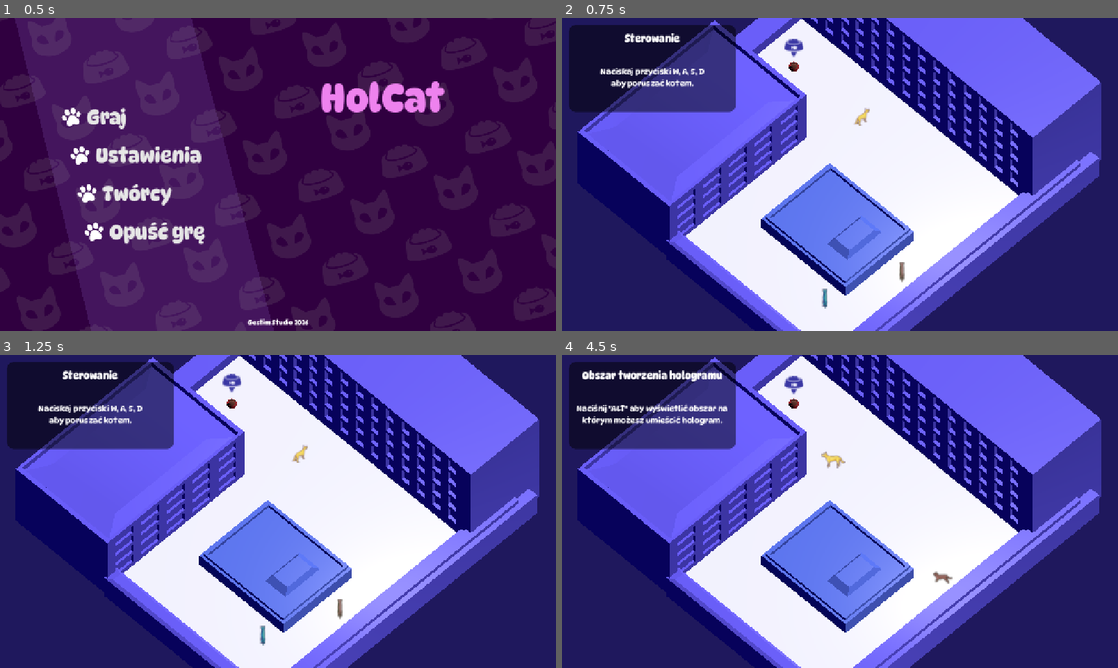
Above: before the commit, frames 1-4 (two rows, left to right).
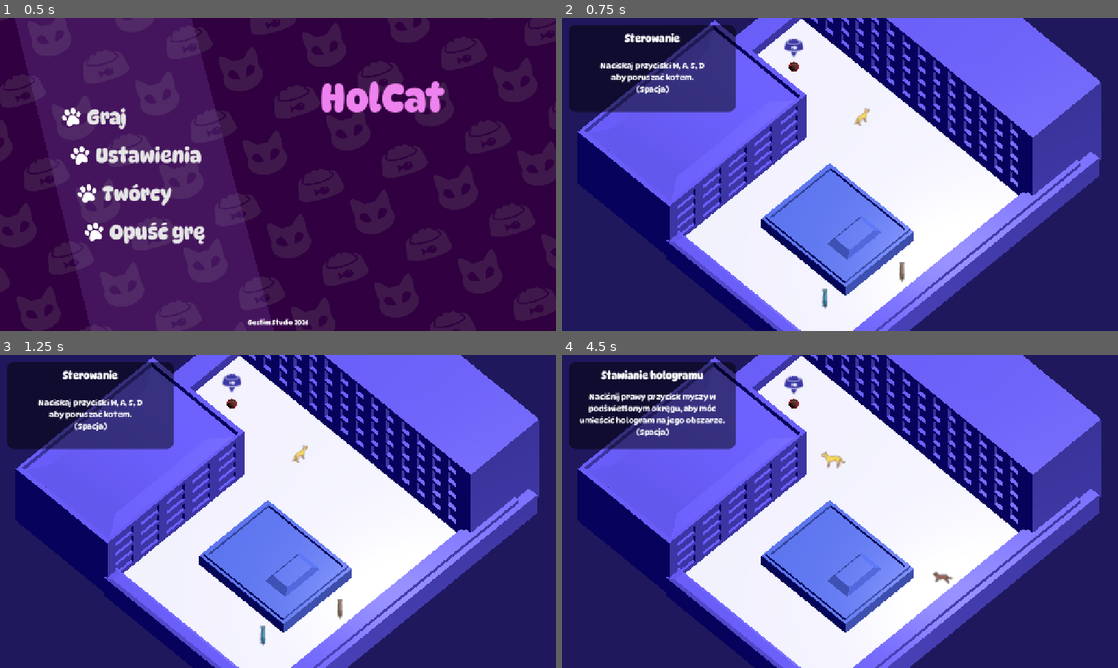
Above: after the commit, the same moments.

Repository: WeronikaKowalkowska/dnsgamejam
Game: Godot game, scene res://scenes/menu.tscn
Two runs of this game, one before a commit and one after it. Both use one fixed random seed, a clock stepped at 60 frames per second and the inputs below.
Inputs (mouse positions are in pixels of both pictures, inside the frame that each line leads up to):
- Up to frame 1 (0.5 s): no input
- Up to frame 2 (0.75 s): click "Graj" at 0.5 s
- Up to frame 3 (1.25 s): no input
- Up to frame 4 (4.5 s): tap Enter (ui_accept) at 1.25, 1.52 s; move the mouse to (962, 495) at 1.27 s; hold D (move_right) 1.28-2 s; tap Space at 1.35 s; click (962, 495) at 1.42 s; drag from (728, 527) to (812, 574) at 2.02 s; move the mouse to (895, 442) at 2.77 s; hold D (move_right) 2.78-3.5 s; tap Alt at 2.85 s; drag from (812, 574) to (673, 464) at 3.52 s; move the mouse to (1006, 558) at 4.27 s; hold A (move_left) from 4.28 s (still down); tap E at 4.35 s

Frame 1 is identical in both runs. In frame 2, 1.1% of the frame differs, in the area x 6-26%, y 14-25%; in frame 3, 1.1%; in frame 4, 1.8%, in the area x 2-30%, y 4-27%.

Commit message:
Tutorial fix

Diff:
--- a/scenes/tutorial.gd
+++ b/scenes/tutorial.gd
@@ -5,7 +5,7 @@
 
 var step: int = -1:
 	set(value):
-		if value > 10:
+		if value > 9:
 			step = -1
 			hide()
 			Scenes.is_tutorial_complete = true
@@ -18,35 +18,32 @@
 				return
 			0:
 				step_title.text = "Sterowanie"
-				step_description.text = "Naciskaj przyciski W, A, S, D\naby poruszać kotem."
+				step_description.text = "Naciskaj przyciski W, A, S, D\naby poruszać kotem.\n(Spacja)"
 			1:
 				step_title.text = "Hologram"
 				step_description.text = "Masz możliwość utworzenia hologramowej wersji twojej postaci.\n(Spacja)"
 			2:
 				step_title.text = "Tworzenie hologramu"
-				step_description.text = "Naciśnij przycisk \"E\" aby mieć możliwość utworzenia hologramu."
+				step_description.text = "Naciśnij przycisk \"E\" aby mieć możliwość utworzenia hologramu.\n(Spacja)"
 			3:
-				step_title.text = "Obszar tworzenia hologramu"
-				step_description.text = "Naciśnij \"ALT\" aby wyświetlić obszar na którym możesz umieścić hologram."
+				step_title.text = "Stawianie hologramu"
+				step_description.text = "Naciśnij prawy przycisk myszy w podświetlonym okręgu, aby móc umieścić hologram na jego obszarze.\n(Spacja)"
 			4:
-				step_title.text = "Stawianie hologramu"
-				step_description.text = "Naciśnij prawy przycisk myszy w podświetlonym okręgu, aby móc umieścić hologram na jego obszarze."
+				step_title.text = "Usuwanie hologramu"
+				step_description.text = "Kliknij ponownie przycisk \"E\" aby usunąć hologram.\n(Spacja)"
 			5:
-				step_title.text = "Usuwanie hologramu"
-				step_description.text = "Kliknij ponownie przycisk \"E\" aby usunąć hologram."
+				step_title.text = "Dodatkowa pomoc"
+				step_description.text = "Możesz sterować hologramem klikając prawy przycisk myszy.\n(Spacja)"
 			6:
-				step_title.text = "Dodatkowa pomoc"
-				step_description.text = "Możesz sterować hologramem klikając prawy przycisk myszy.\nHologram nie pójdzie dalej niż wielkość okręgu (ALT)."
-			7:
 				step_title.text = "Odległość"
 				step_description.text = "Hologram zacznie znikać gdy znajdzie się zbyt daleko od kota.\n(Spacja)"
-			8:
+			7:
 				step_title.text = "Zmyłka"
 				step_description.text = "Hologram zwraca na siebie uwagę psów, używaj tego do odciągania ich z drogi.\n(Spacja)"
-			9:
+			8:
 				step_title.text = "Przeciwnik"
 				step_description.text = "Twoim wrogiem będą psy, musisz ich unikać.\n(Spacja)"
-			10:
+			9:
 				step_title.text = "Cel gry"
 				step_description.text = "Twoim zadaniem jest dostać się do karmy. Powodzenia!\n(Spacja)"
 		show()
